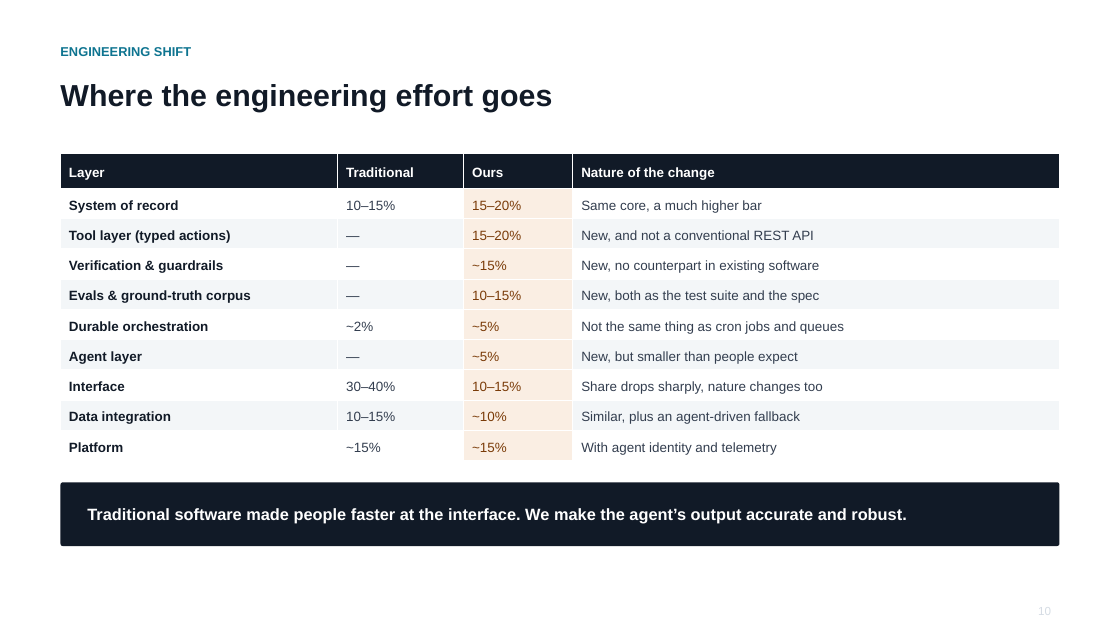
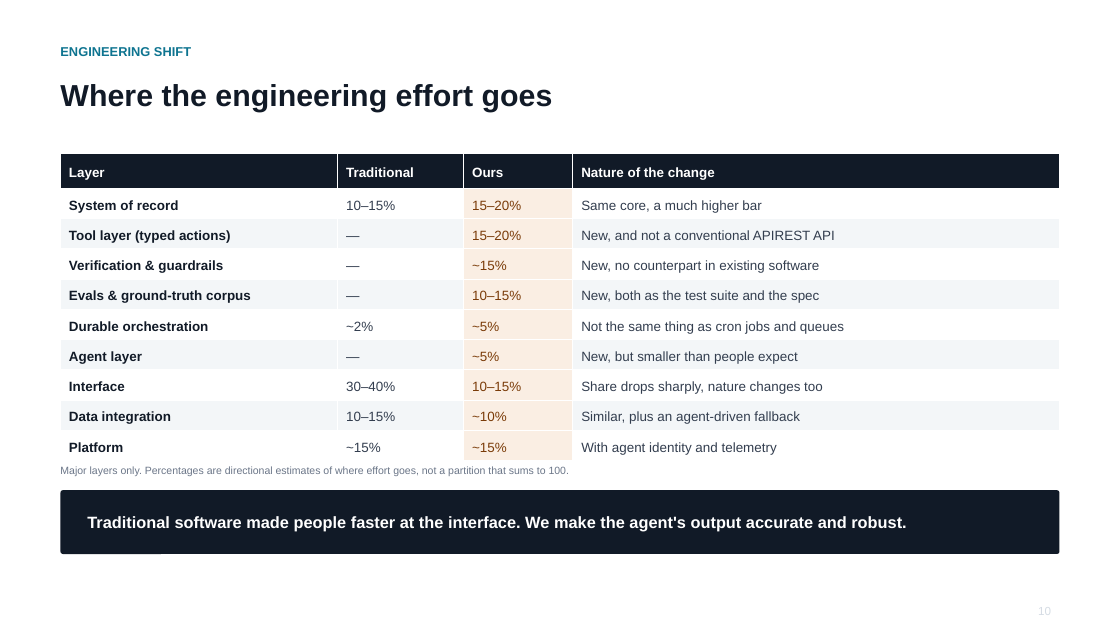
Before and after one commit to cllu/aimi-accounting-software-proposal, a slide deck: slide 11 of agent-native-accounting-deck.pptx. Drawn at 1120x630 pixels with LibreOffice and Linux fonts; fonts in the diff are those of the drawing. Boxes give left, top, right and bottom in pixels: in the first picture for what was removed or moved away, otherwise in the second. Text is boxed around its words. In the diff, an @@ line names an element or a change of style, - is before the commit and + after.

```diff
--- a/agent-native-accounting-deck.pptx
+++ b/agent-native-accounting-deck.pptx
@@ table at bbox=[60, 153, 1060, 460] @@
-row 3, column 4: New, and not a conventional REST API
+row 3, column 4: New, and not a conventional APIREST API
@@ text added at bbox=[60, 466, 569, 476], 9 pt, text #6B7688 @@
+Major layers only. Percentages are directional estimates of where effort goes, not a partition that sums to 100.
@@ rounded rectangle: place and size @@
-rounded rectangle at bbox=[60, 482, 1060, 546]
+rounded rectangle at bbox=[60, 491, 1060, 555]
@@ text at bbox=[87, 516, 906, 532]: text changed @@
-Traditional software made people faster at the interface. We make the agent’s output accurate and robust.
+Traditional software made people faster at the interface. We make the agent's output accurate and robust.
```
Also in this commit, not shown: 5 other slides changed.
